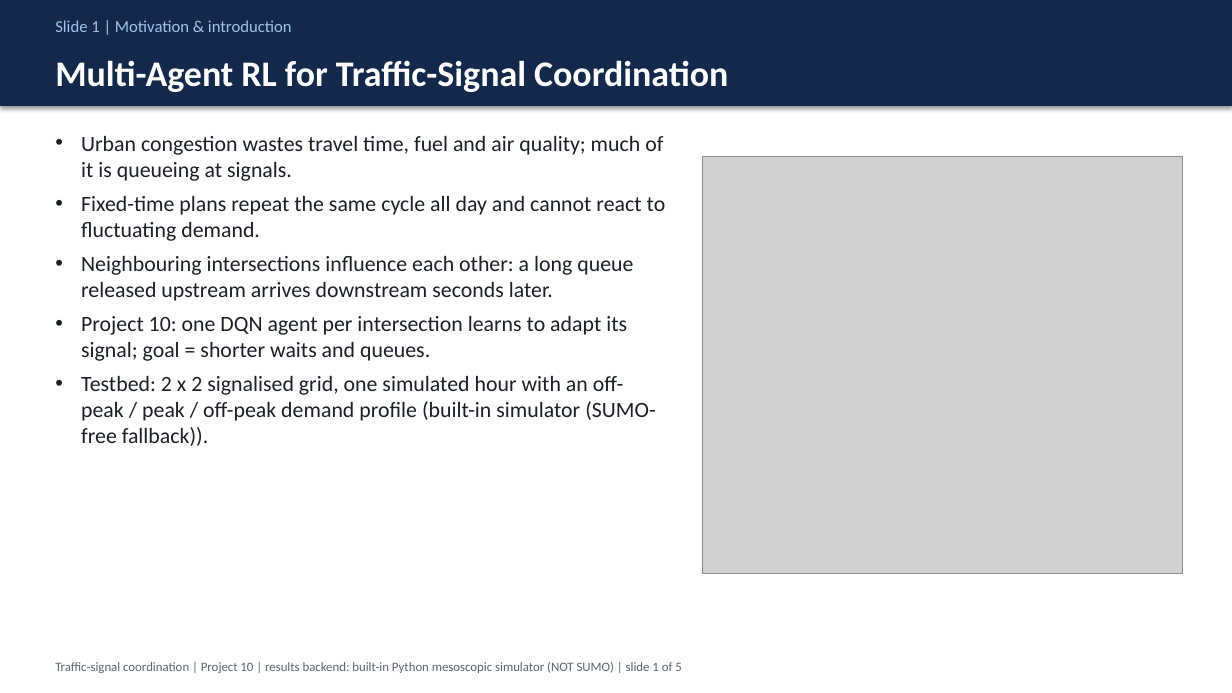
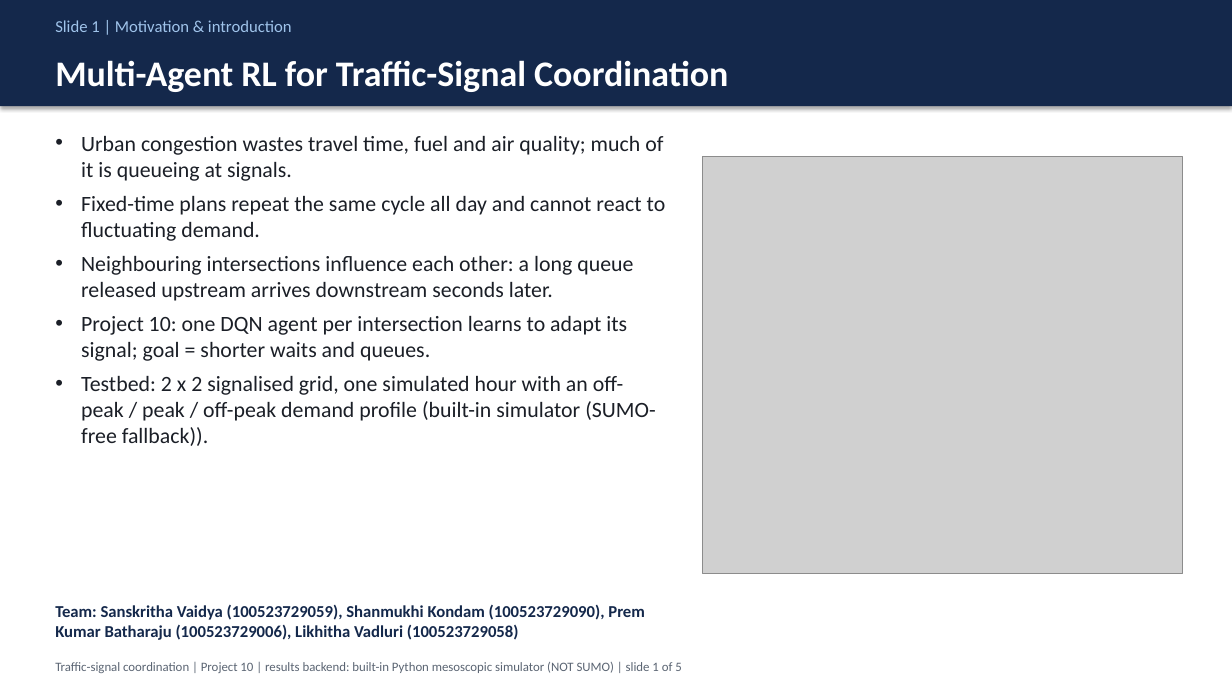
Before and after one commit to sanskrithavaidya/Smart-Traffic-Management-RL, a slide deck: slide 1 of results/Five_Slide_Presentation.pptx. Drawn at 1232x693 pixels with LibreOffice and Linux fonts; fonts in the diff are those of the drawing; grey boxes stand for pictures. Boxes give left, top, right and bottom in pixels: in the first picture for what was removed or moved away, otherwise in the second. Text is boxed around its words. In the diff, an @@ line names an element or a change of style, - is before the commit and + after.

Commit message:
Add team details to README, PDF and slides

```diff
--- a/results/Five_Slide_Presentation.pptx
+++ b/results/Five_Slide_Presentation.pptx
@@ text added at [55, 605, 645, 640], 13 pt, text #14284B, bold @@
+Team: Sanskritha Vaidya (100523729059), Shanmukhi Kondam (100523729090), Prem Kumar Batharaju (100523729006), Likhitha Vadluri (100523729058)
```
Also in this commit, not shown: 5 other files.
